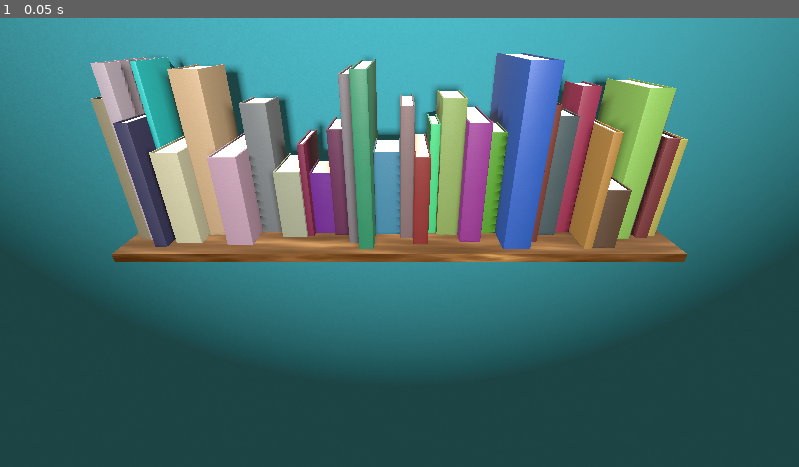
Above: before the commit, frame 1.
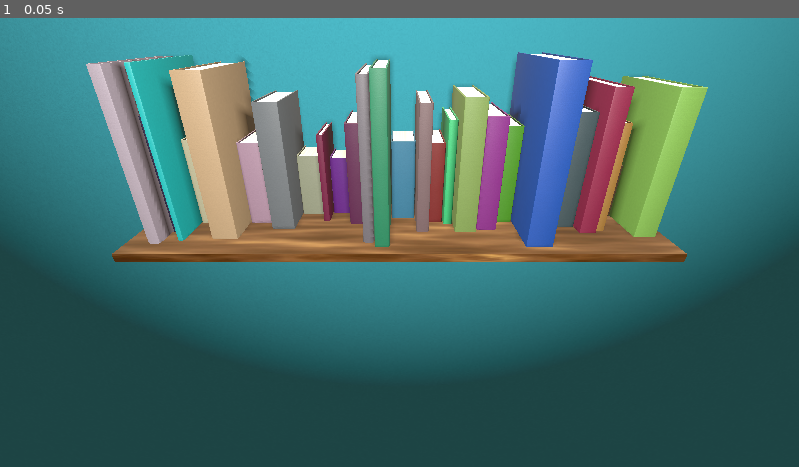
Above: after the commit, the same moment.

Repository: anti-matt-er/LD54-BookStacker
Game: Godot game, scene res://scenes/demo.tscn
The game is run twice, just before and just after one commit, with the same random seed, the same clock (stepped at 60 frames per second) and the same inputs.
Inputs:
- Up to frame 1 (0.05 s): no input

The runs differ from the first frame. In frame 1, 22% of the frame differs, in the area x 10-89%, y 7-52%.

Commit message:
Tweak book size & placement

Diff:
--- a/scripts/book.gd
+++ b/scripts/book.gd
@@ -6,6 +6,7 @@
 const MIN_DIMENSIONS := Vector3(0.01, 0.105, 0.074)
 const MIN_RANGE := Vector3(-0.5, -1, -1)
 const MAX_RANGE := Vector3(1.5, 1, 1)
+const WIDTH_VARIANCE := 0.25
 const MAX_MARGIN := 32
 const DPI := 4000
 const COLOR_SATURATION_RANGE := Vector2(0.05, 0.9)
@@ -35,11 +36,10 @@
 	randomize()
 
 	title = TitleGenerator.generate_title()
-	size = Vector3(
-		randf_range(MIN_RANGE.x, MAX_RANGE.x),
-		randf_range(MIN_RANGE.y, MAX_RANGE.y),
-		randf_range(MIN_RANGE.z, MAX_RANGE.z)
-	)
+	var thickness = randf_range(MIN_RANGE.x, MAX_RANGE.x)
+	var height = randf_range(MIN_RANGE.y, MAX_RANGE.y)
+	var width = clampf((height + randf_range(-WIDTH_VARIANCE, WIDTH_VARIANCE)), MIN_RANGE.z, MAX_RANGE.z)
+	size = Vector3(thickness, height, width)
 	dimensions = Vector3(
 		remap(size.x, MIN_RANGE.x, MAX_RANGE.x, MIN_DIMENSIONS.x, MAX_DIMENSIONS.x),
 		remap(size.y, MIN_RANGE.y, MAX_RANGE.y, MIN_DIMENSIONS.y, MAX_DIMENSIONS.y),
--- a/scripts/shelf.gd
+++ b/scripts/shelf.gd
@@ -2,6 +2,7 @@
 
 
 const BOOK_PREFAB := preload("res://assets/prefabs/book.tscn")
+const MARGIN := 0.002
 
 @onready var length: float = mesh.size.x
 @onready var remaining_length := length
@@ -39,8 +40,8 @@
 	book.setup()
 	book.generate()
 	book.position = Vector3(
-		(length + book.dimensions.x - 2 * remaining_length) / 2,
+		(length + book.dimensions.x - 2 * remaining_length + MARGIN) / 2,
 		(book.dimensions.y + mesh.size.y) / 2,
-		0
+		-mesh.size.z / 2 + book.dimensions.z / 2 + MARGIN
 	)
-	remaining_length -= book.dimensions.x
+	remaining_length -= book.dimensions.x + MARGIN
